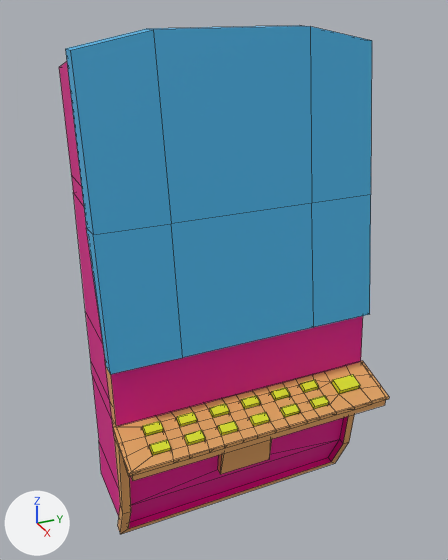
An edit to the FBX model Assets/Visual/Props/C_PMachine/C_PMachine_001.fbx, drawn before and after from the same camera.
Camera for both pictures: a 50 mm lens placed at (1.67, -0.783, 1.728), pointed at (-0.032, -0.017, 0.877). The lights are fixed; the arrows at lower left show +X, +Y and +Z. Mesh edges are drawn as thin lines.

Names of what the first picture shows: 'C_Machine_002'.
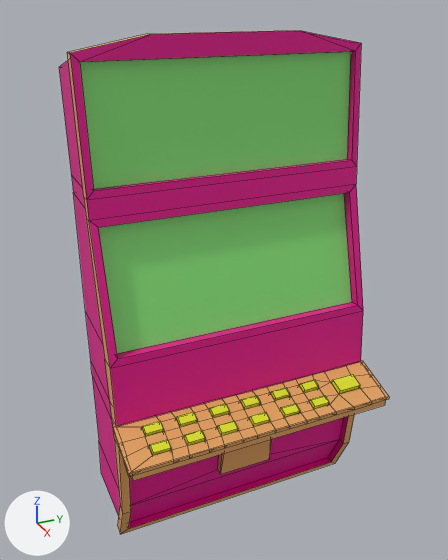
Changed parts and their boxes (x1, y1, x2, y2) in the pictures (448 x 560 px):
```json
{"object": "C_Machine_002", "change": "reshaped", "before": [59, 26, 389, 534], "after": [59, 30, 389, 534]}
{"part": 1, "of": "me_cube_005", "change": "deleted", "before": [66, 26, 372, 374], "on screen": "blue"}
```

The change, as JSON lines over the scene's bpy script:
```json
{"block": "me_cube_005", "where": "me_cube_005.from_pydata(...)  # 488 vertices, 412 faces; spans x -0.28..0.29, y -0.46..0.46, z 0.0..1.65"}
{"block": "me_cube_005", "where": "# used by ob_c_machine_002; location = (0.0, 0.0, 0.0)"}
{"block": "me_cube_005", "change": "me_cube_005 part 1: the loose piece of 24 vertices spanning x -0.05..0.14, y -0.46..0.46, z 0.73..1.65 is deleted"}
{"op": "remove", "block": "me_cube_005", "code": "me_cube_005.materials.append(mat_glass)  # blue #47b4e7"}
```
